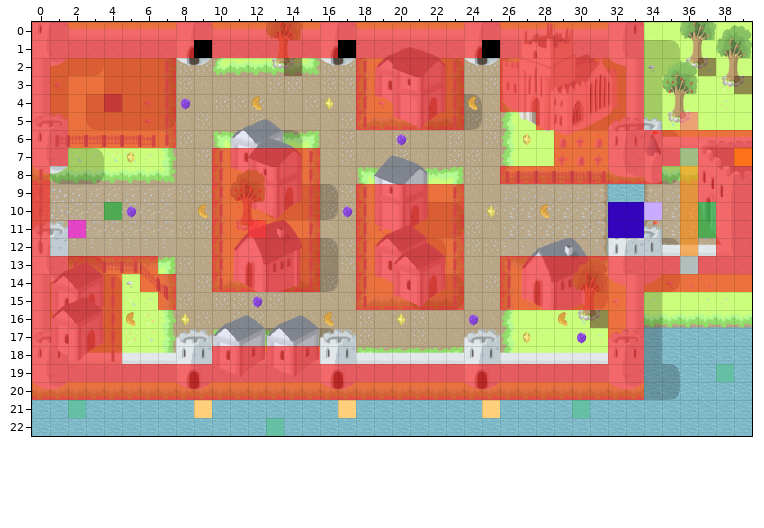
Tiled map (JSON): dist/assets/level/truffles_level_1.json. The first picture shows the starting point.
Cells are 32x32 px. Shown: x 0..39, y 0..22.
Now the later version:
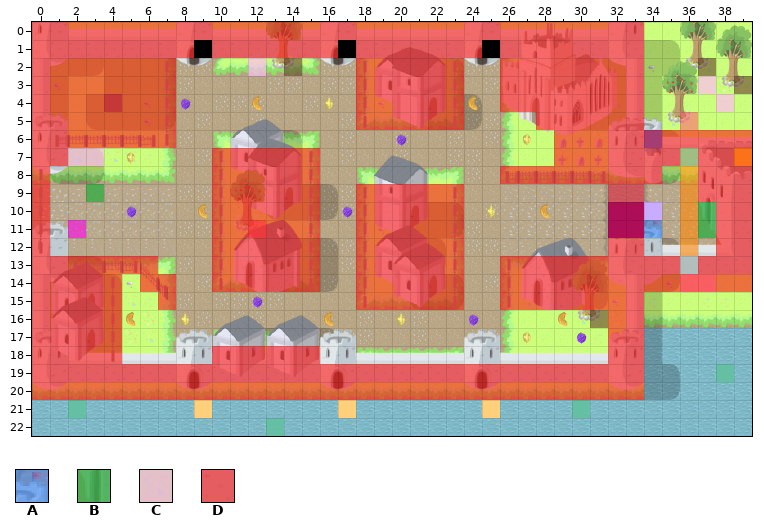
Key: from "truffles_level_1_tileset": A 446, B 550, C 603, D 654.
_ is an empty cell, . an unchanged one.
Tiles of an added or newly shown layer are drawn over the layers below it.
See-through tiles are keyed as they look on the map.
The exact change:
--- layer "map/environment_objects/animated/flower_" (added)
@@ x 12..38 @@
- 2 _..........................
- 3 ........................._.
- 4 .........................._
+ 2 C..........................
+ 3 .........................C.
+ 4 ..........................C
@@ x 2..3 @@
- 7 __
+ 7 CC
@@ x 36..37 @@
-14 __
+14 CC
--- layer "map/environment_objects/animated/flag_to" (added)
@@ x 34..34 @@
- 6 _
+ 6 A
--- layer "map/environment_objects/animated/flag_lo" (added)
@@ x 34..34 @@
-11 _
+11 A
--- layer "map/environment_collision/collide_depth_"
@@ x 32..33 @@
- 9 __
-10 __
-11 __
-12 __
+ 9 DD
+10 DD
+11 DD
+12 DD
--- layer "map/goal/goal_depth_02"
@@ x 3..4 @@
- 9 _.
-10 .B
+ 9 B.
+10 ._
